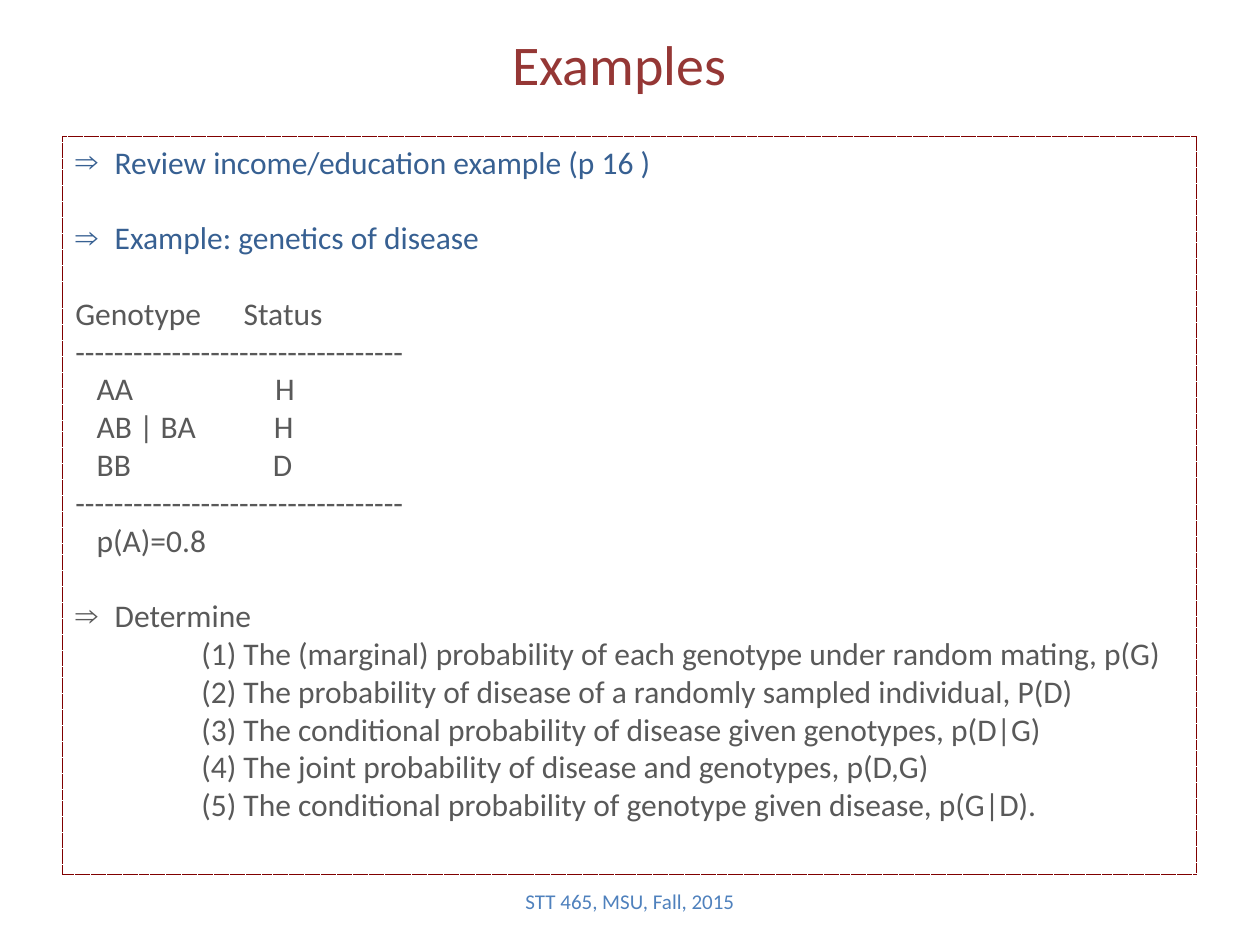
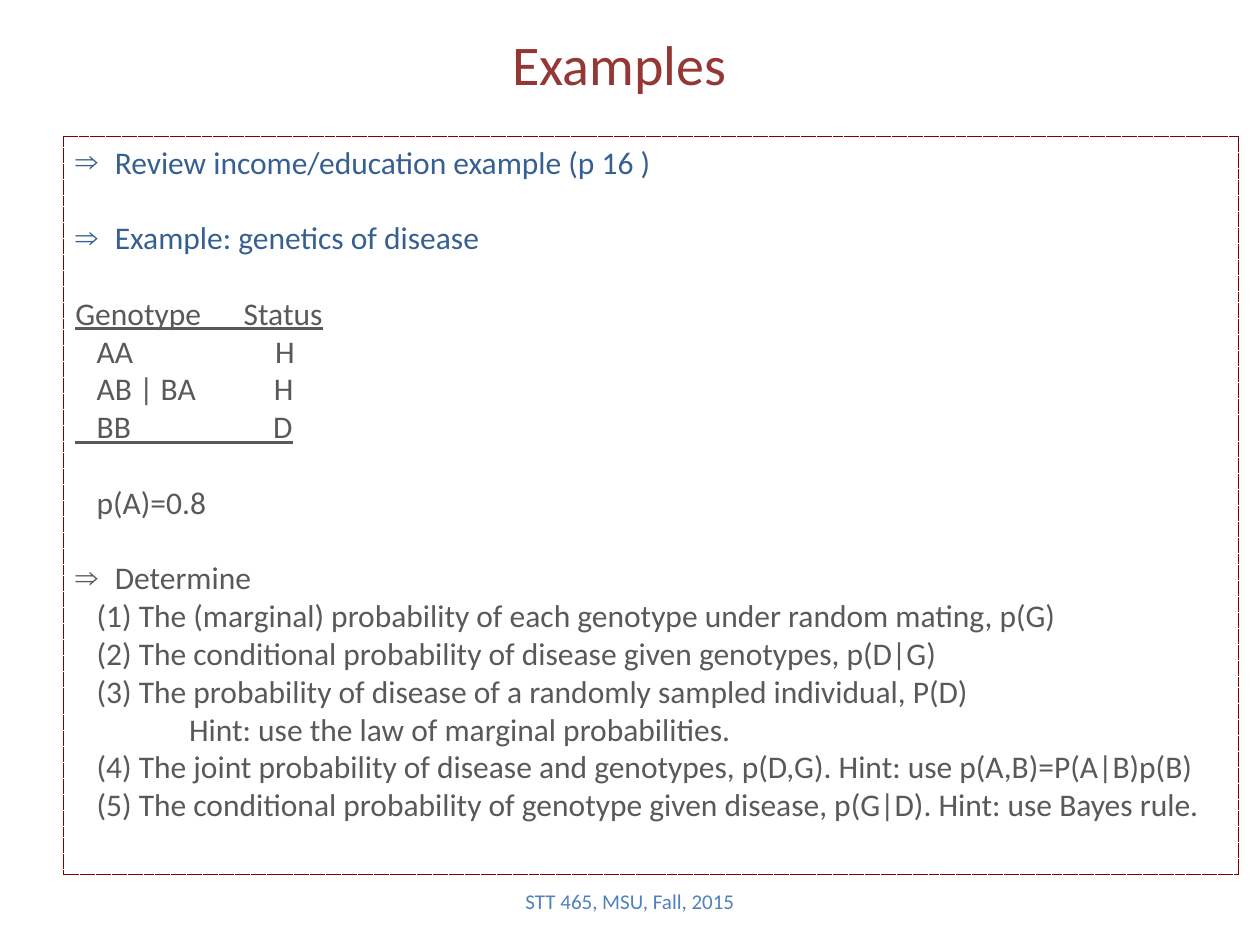
Before and after one commit to Boukos/STT465, a slide deck: slide 3 of STT465_2.pptx. Drawn at 1260x945 pixels with LibreOffice and Linux fonts; fonts in the diff are those of the drawing. Boxes give left, top, right and bottom in pixels: in the first picture for what was removed or moved away, otherwise in the second. Text is boxed around its words. In the diff, an @@ line names an element or a change of style, - is before the commit and + after.

Commit message:
updating slides

```diff
--- a/STT465_2.pptx
+++ b/STT465_2.pptx
@@ text in rectangle at (x1=63, y1=136, x2=1239, y2=874): paragraph removed @@
-----------------------------------
@@ text in rectangle at (x1=63, y1=136, x2=1239, y2=874): paragraph removed @@
-----------------------------------
@@ rectangle "Review income/education example (p 16 ..." resized from (x1=63, y1=136, x2=1197, y2=874) to (x1=63, y1=136, x2=1239, y2=874) @@
@@ text in rectangle at (x1=75, y1=304, x2=292, y2=444): underline on in "Genotype Status", "BB D" @@
@@ text in rectangle at (x1=97, y1=642, x2=1198, y2=822): text changed @@
-(2) The probability of disease of a randomly sampled individual, P(D)
-(3) The conditional probability of disease given genotypes, p(D|G)
-(4) The joint probability of disease and genotypes, p(D,G)
-(5) The conditional probability of genotype given disease, p(G|D).
+(2) The conditional probability of disease given genotypes, p(D|G)
+(3) The probability of disease of a randomly sampled individual, P(D)
+Hint: use the law of marginal probabilities.
+(4) The joint probability of disease and genotypes, p(D,G). Hint: use p(A,B)=P(A|B)p(B)
+(5) The conditional probability of genotype given disease, p(G|D). Hint: use Bayes rule.
```
Also in this commit, not shown: 1 other slide changed, 1 other file.
